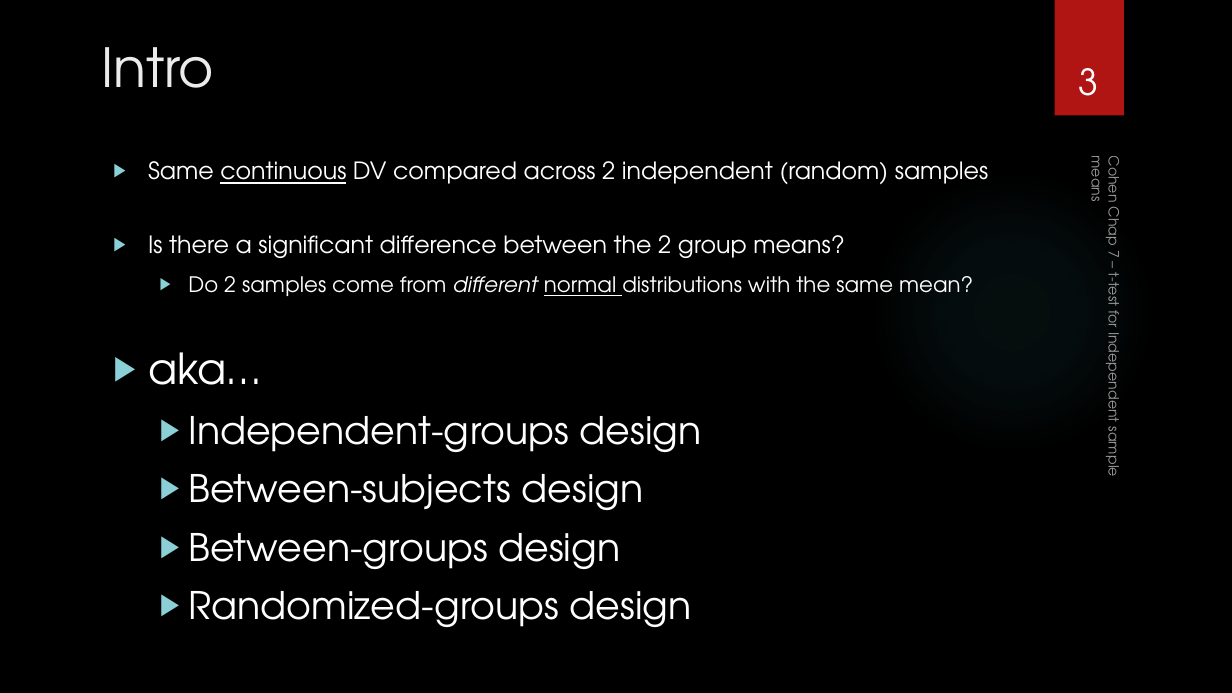
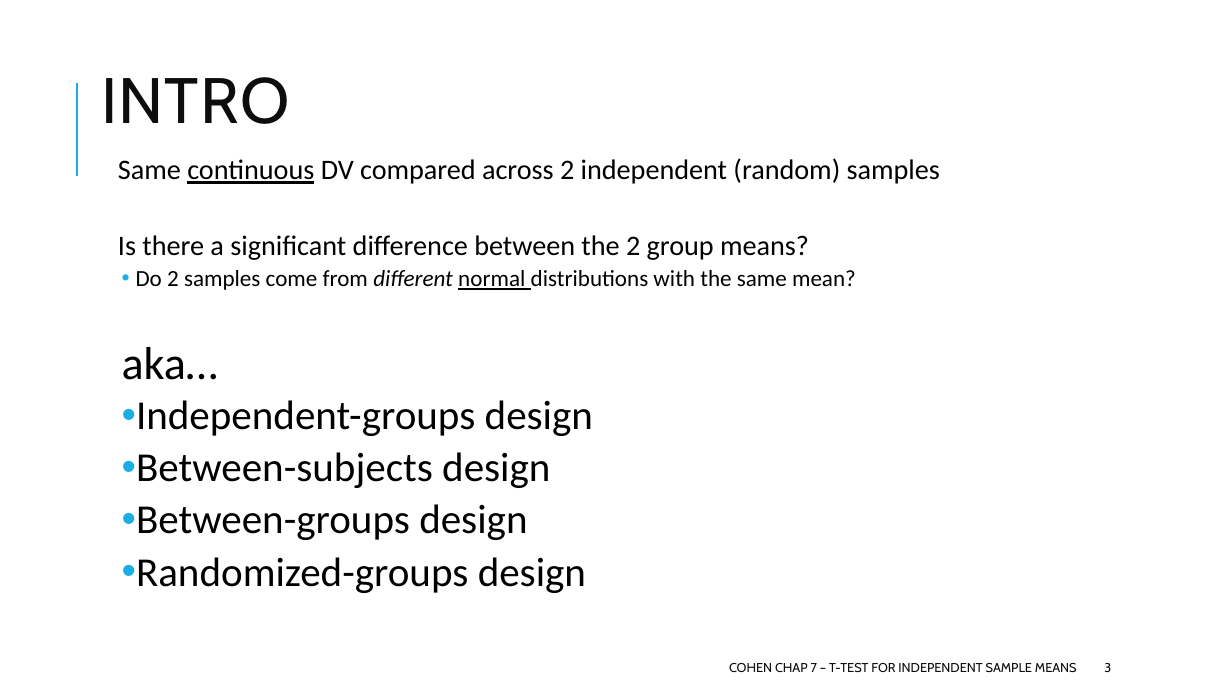
Before and after one commit to CEHS-research/PSY-6600_public, a slide deck: slide 3 of slides/ch7_t-test.pptx. Drawn at 1232x693 pixels with LibreOffice and Linux fonts; fonts in the diff are those of the drawing; background and template pictures are left out. Boxes give left, top, right and bottom in pixels: in the first picture for what was removed or moved away, otherwise in the second. Text is boxed around its words. In the diff, an @@ line names an element or a change of style, - is before the commit and + after.

```diff
--- a/slides/ch7_t-test.pptx
+++ b/slides/ch7_t-test.pptx
@@ background picture (left out) to #FFFFFF @@
@@ rectangle removed at [1055,0,1124,116] @@
@@ title "INTRO" at [101,77,290,124]: vertical alignment top to middle @@
@@ line added from (77, 176) to (77, 83), #1CADE4 1.5 pt @@
@@ title at [101,77,290,124]: text changed; size 42 to 50 pt; font TeX Gyre Adventor to Cabin; text colour #EBEBEB to #0D0D0D @@
-Intro
+INTRO
@@ text "Same continuous DV compared across ..." at [118,158,940,593]: size 18.5 to 22 pt in "Same continuous DV compared across 2 independent ...", "Is there a significant difference between the ..."; font TeX Gyre Adventor to Calibri, text colour #FFFFFF to #000000; size 16.6 to 18 pt in "Do 2 samples come from different normal ..."; size 33.3 to 36 pt in "aka…"; size 29.6 to 32 pt in "Independent-groups design", "Between-subjects design", "Between-groups design", "Randomized-groups design"; bullet ▶ to  ; line spacing 1 to 0.9; more space between paragraphs; bullet colour #8AD0D6 to #1CADE4; bullet ▶ to •; less space between paragraphs @@
@@ ellipse removed at [870,169,1154,454] @@
@@ text "COHEN CHAP 7 – T-TEST ..." at [729,663,1077,672]: vertical alignment bottom to middle; rotation 90 to 0 degrees @@
@@ page number: place and size @@
-page number at [1078,68,1098,96]
+page number at [1104,663,1111,672]
@@ page number at [1104,663,1111,672]: size 28 to 10 pt, font TeX Gyre Adventor to Cabin, text colour #FFFFFF to #0D0D0D; alignment centre to left; vertical alignment bottom to middle @@
@@ text at [729,663,1077,672]: text changed; size 11 to 10 pt; font TeX Gyre Adventor to Cabin; text colour #FFFFFF at 60% opacity to #0D0D0D @@
-Cohen Chap 7 – t-test for Independent sample means
+COHEN CHAP 7 – T-TEST FOR INDEPENDENT SAMPLE MEANS
```
Also in this commit, not shown: 18 other slides changed, 2 slides added, 1 slide removed, 7 other files.
